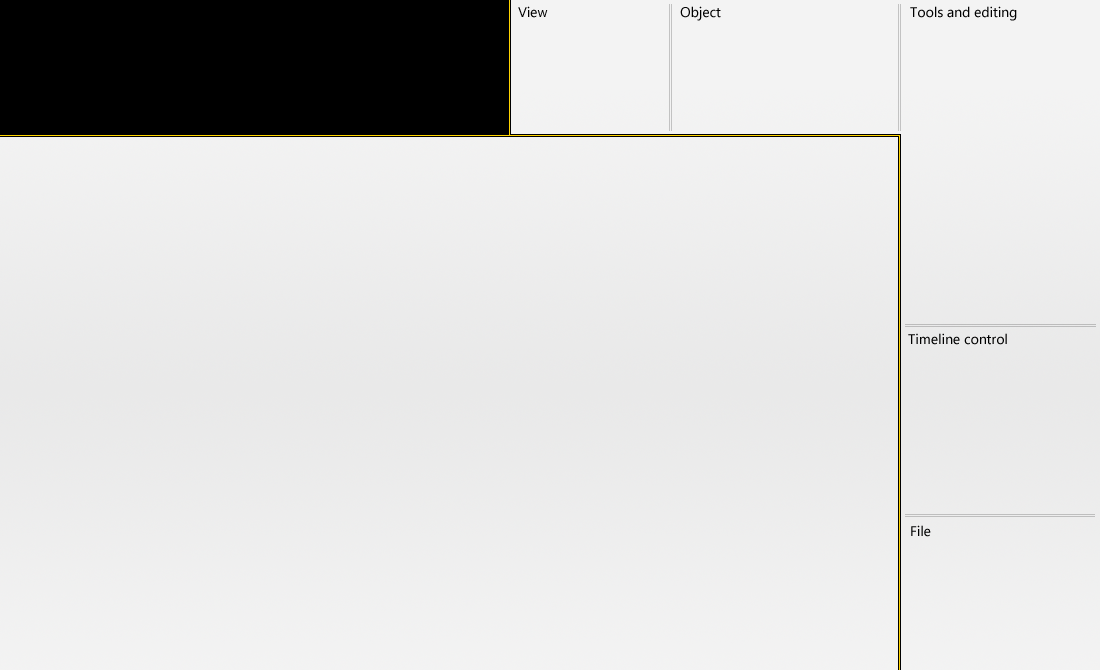
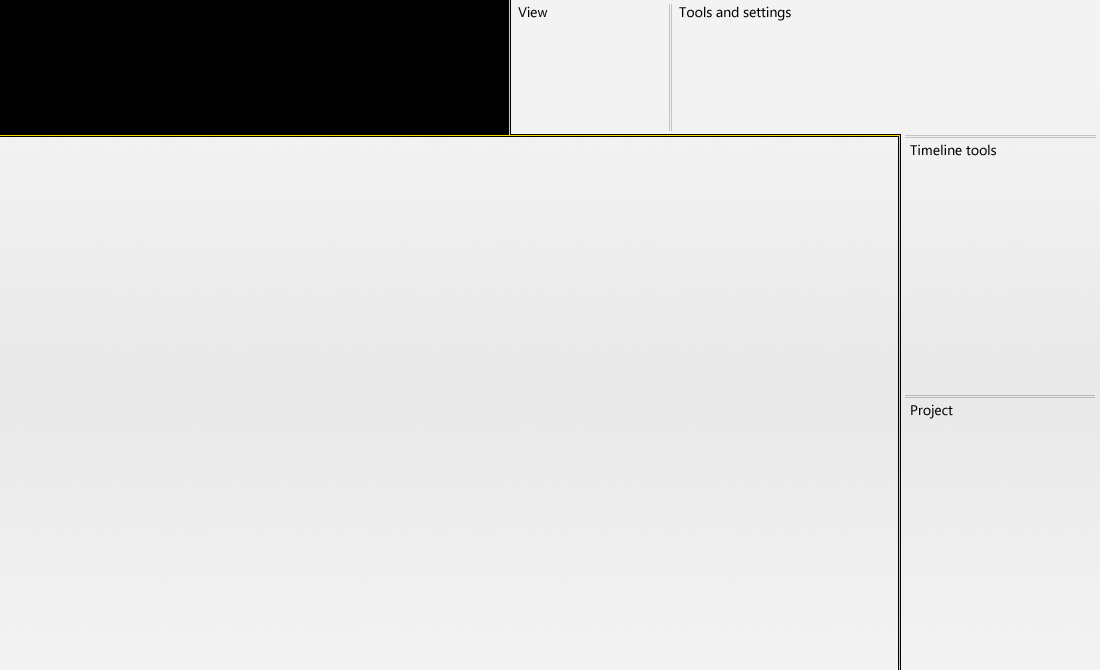
The second w=1100, h=670 image is a revision of the first. Changes to its layers:
hid "Object" over (x1=680, y1=6, x2=721, y2=21)
painted on "Layer 2" over (x1=679, y1=4, x2=1096, y2=517)
renamed "Tools and editing" to "Tools and settings", painted on it over (x1=679, y1=6, x2=1017, y2=21)
renamed "Timeline control" to "Timeline tools", painted on it over (x1=908, y1=144, x2=1007, y2=345)
renamed "File" to "Project", painted on it over (x1=911, y1=404, x2=953, y2=537)
